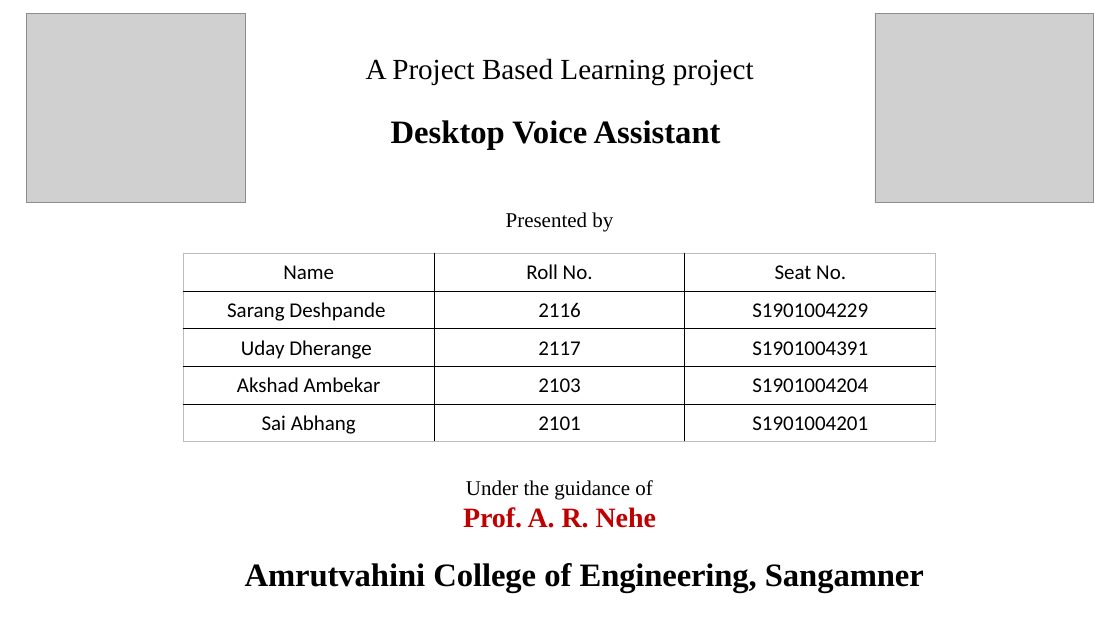
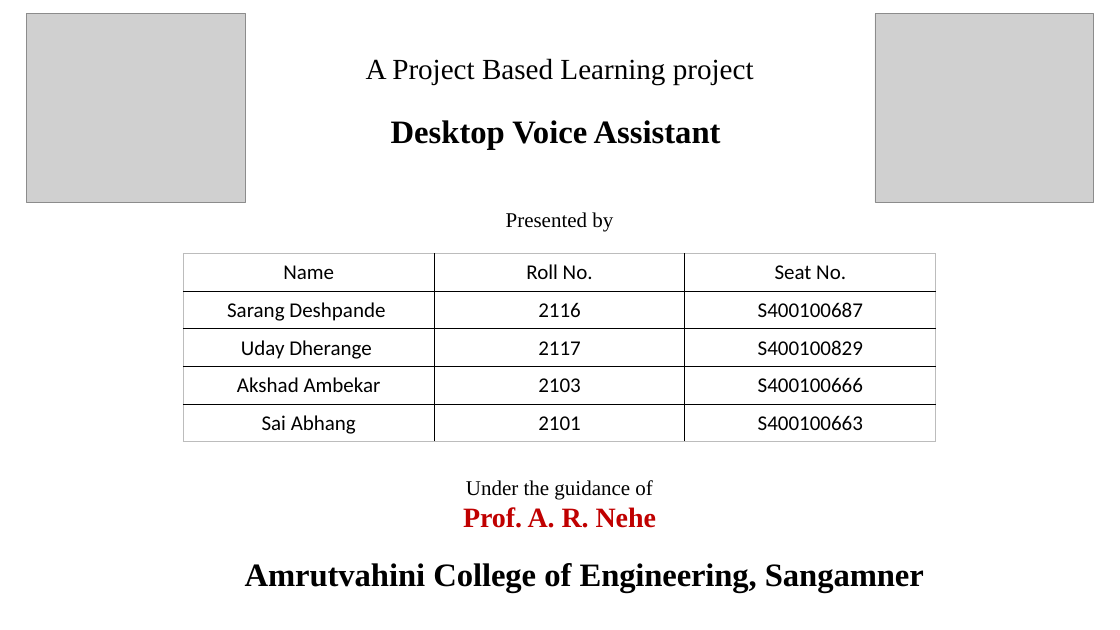
Before and after one commit to AkshadAmbekar/voice-assistant-pbl, a slide deck: slide 1 of voice-assistant-ppt-25.pptx. Drawn at 1120x630 pixels with LibreOffice and Linux fonts; fonts in the diff are those of the drawing; grey boxes stand for pictures. Boxes give left, top, right and bottom in pixels: in the first picture for what was removed or moved away, otherwise in the second. Text is boxed around its words. In the diff, an @@ line names an element or a change of style, - is before the commit and + after.

```diff
--- a/voice-assistant-ppt-25.pptx
+++ b/voice-assistant-ppt-25.pptx
@@ table at box(183, 254, 937, 442) @@
-row 2, column 3: S1901004229
+row 2, column 3: S400100687
-row 3, column 3: S1901004391
+row 3, column 3: S400100829
-row 4, column 3: S1901004204
+row 4, column 3: S400100666
-row 5, column 3: S1901004201
+row 5, column 3: S400100663
```
Also in this commit, not shown: 1 other slide changed, 2 other files.
